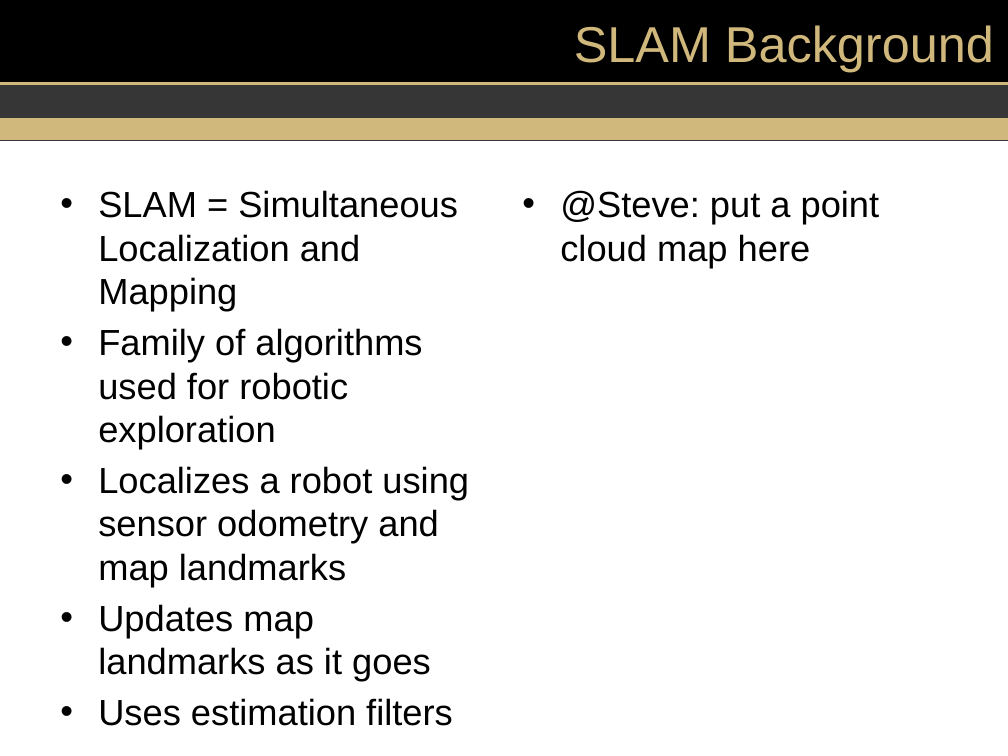
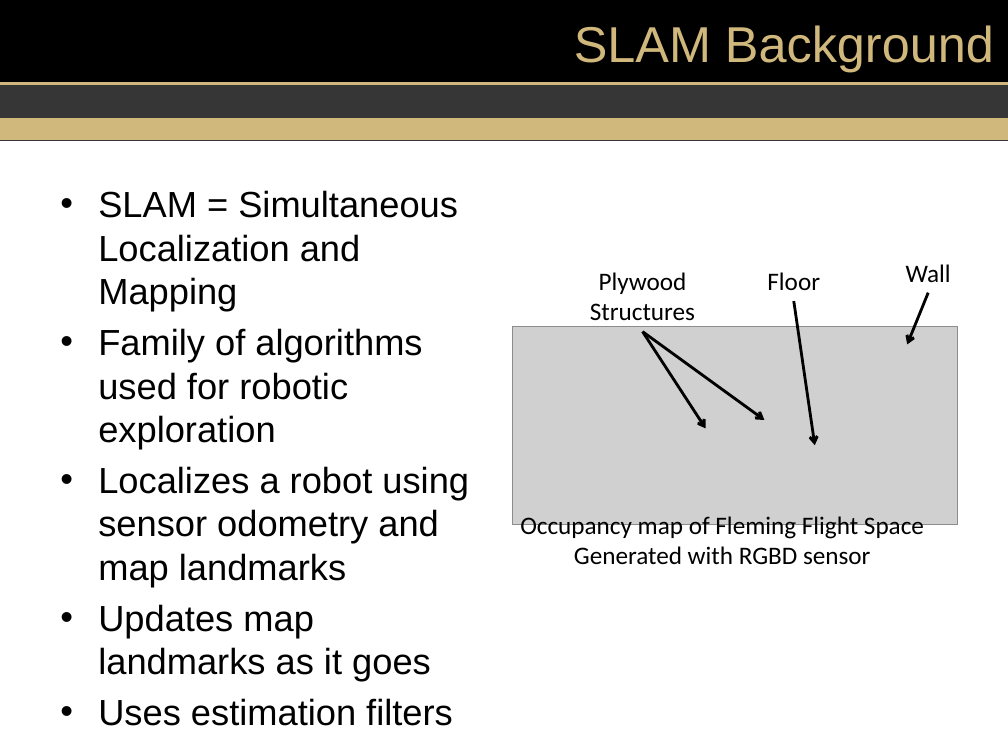
Before and after one commit to dtbinh/FlyNet, a slide deck: slide 7 of Presentations/GP_6_min.pptx (slide 8 before the commit). Drawn at 1008x756 pixels with LibreOffice and Linux fonts; fonts in the diff are those of the drawing; grey boxes stand for pictures; background and template pictures are left out. Boxes give left, top, right and bottom in pixels: in the first picture for what was removed or moved away, otherwise in the second. Text is boxed around its words. In the diff, an @@ line names an element or a change of style, - is before the commit and + after.

Commit message:
Updated Presentations

```diff
--- a/Presentations/GP_6_min.pptx
+++ b/Presentations/GP_6_min.pptx
@@ text removed at box(560, 190, 880, 267) @@
-• @Steve: put a point cloud map here
@@ text added at box(906, 264, 951, 283), 18 pt, text #000000 @@
+Wall
@@ text added at box(590, 272, 695, 327), 18 pt, text #000000 @@
+Plywood Structures
@@ text added at box(767, 272, 820, 290), 18 pt, text #000000 @@
+Floor
@@ arrow added from (928, 292) to (907, 345), #000000 2 pt @@
@@ picture added at box(512, 327, 958, 524) @@
@@ arrow added from (794, 301) to (814, 446), #000000 2 pt @@
@@ arrow added from (643, 332) to (764, 420), #000000 2 pt @@
@@ arrow added from (643, 332) to (706, 428), #000000 2 pt @@
@@ text added at box(520, 516, 924, 565), 18 pt, text #000000 @@
+Occupancy map of Fleming Flight Space
+Generated with RGBD sensor
```
Also in this commit, not shown: 8 slides added, 3 slides removed, 1 other file.
